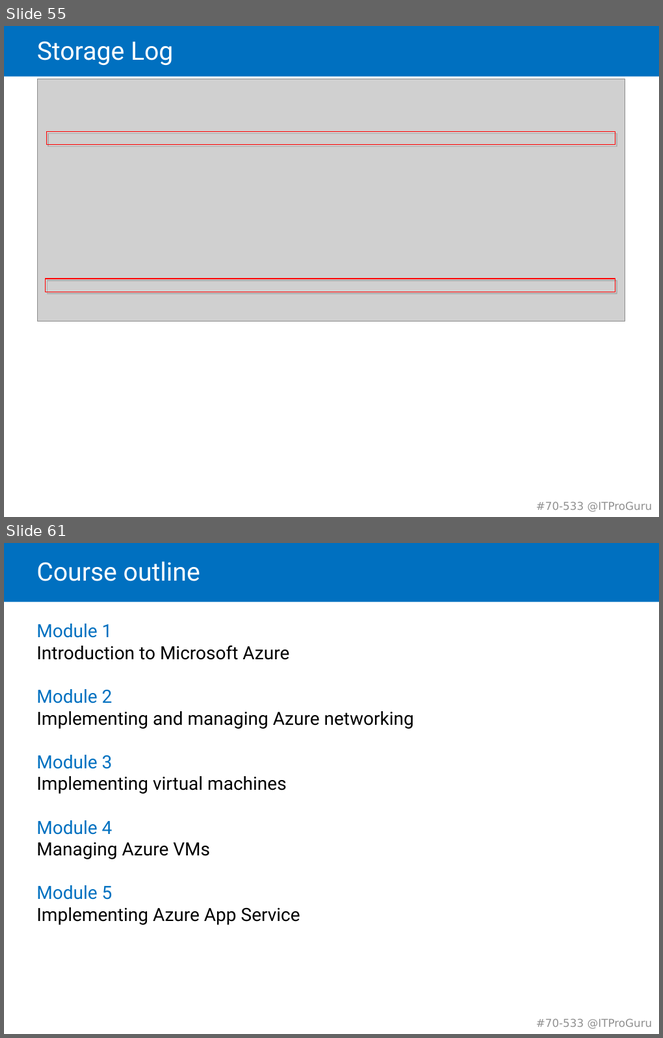
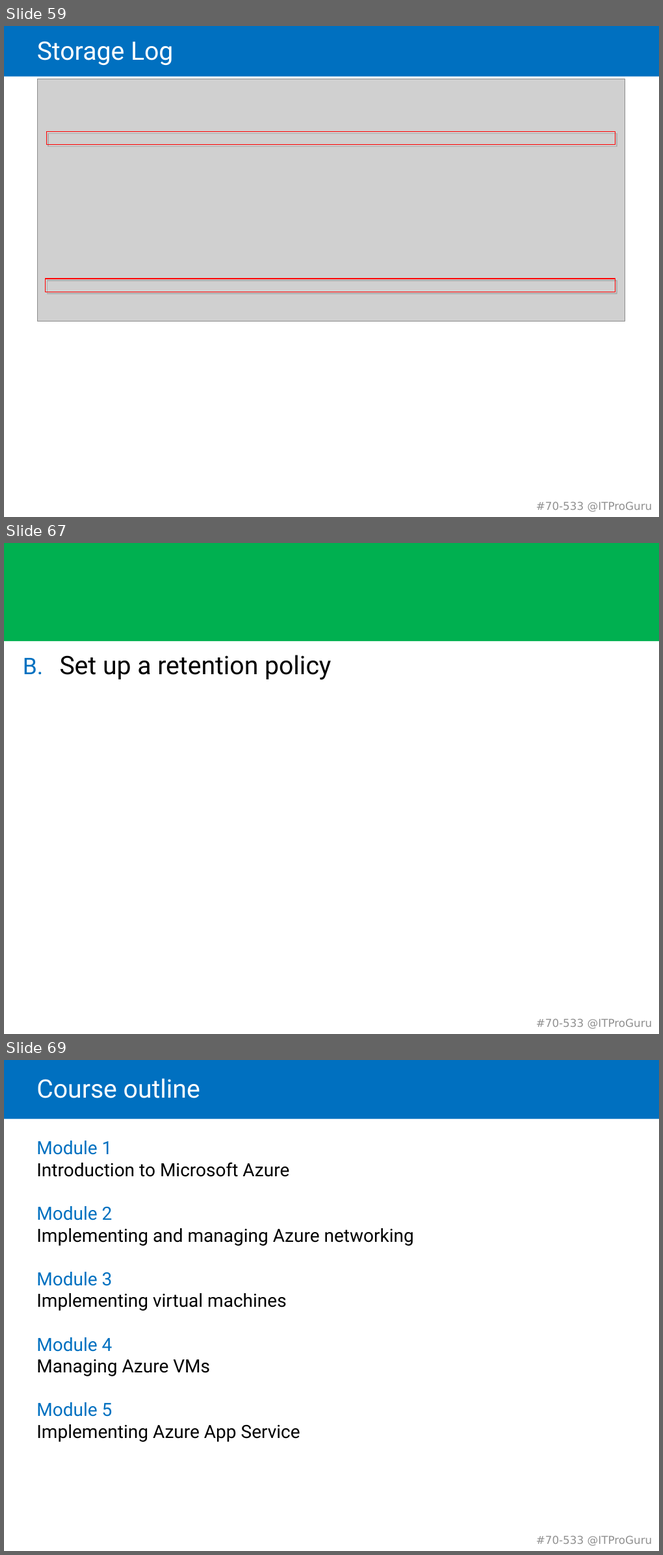
Before and after one commit to guruskill/70-533, a slide deck: 70-533-03-StorageMK.pptx. Shown one above the other, each under a label of ours: slides 55 and 61 before the commit, slides 59, 67 and 69 after it; the slides between them are not shown. The pictures are 663x1038 and 663x1555 pixels, drawn with LibreOffice and Linux fonts; fonts in the diff are those of the drawing; grey boxes stand for pictures. Boxes give left, top, right and bottom in pixels: in the first picture for what was removed or moved away, otherwise in the second. Text is boxed around its words. In the diff, an @@ line names an element or a change of style, - is before the commit and + after.

```diff
--- a/70-533-03-StorageMK.pptx
+++ b/70-533-03-StorageMK.pptx
@@ slide 67 added at <box>4,543,659,1034</box>, background #FFFFFF; not listed: 2 template elements that a slide beside it also shows @@
@@ rectangle added at <box>4,543,659,641</box>, fill #00B050 @@
@@ text added at <box>60,655,331,680</box>, 28 pt, text #000000 @@
+B. Set up a retention policy
@@ what was slide 55 is now slide 59 @@
@@ what was slide 61 is now slide 69 @@
```
Also in this commit, not shown: 5 slides changed, 8 other slides added, 1 slide removed.
